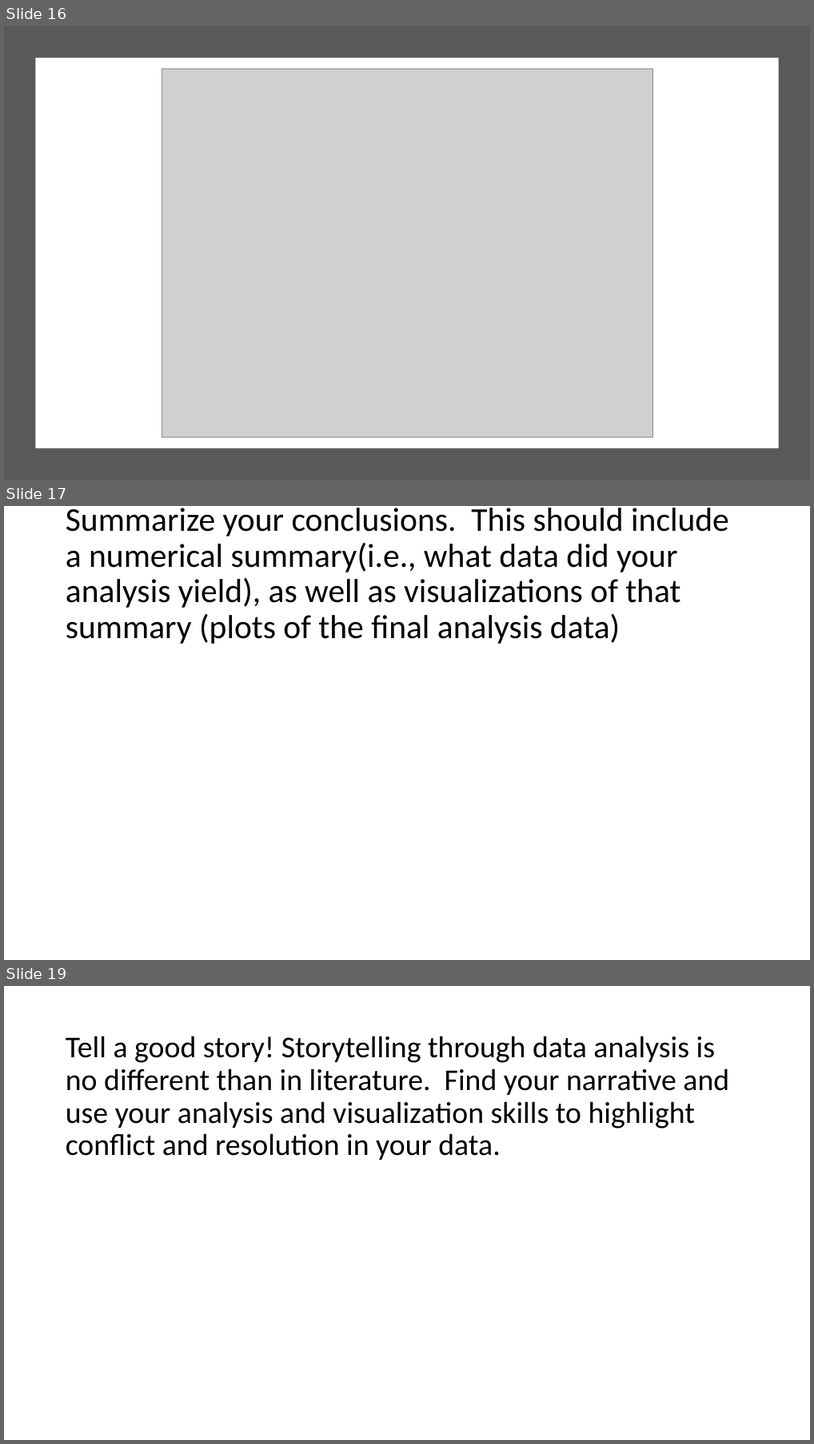
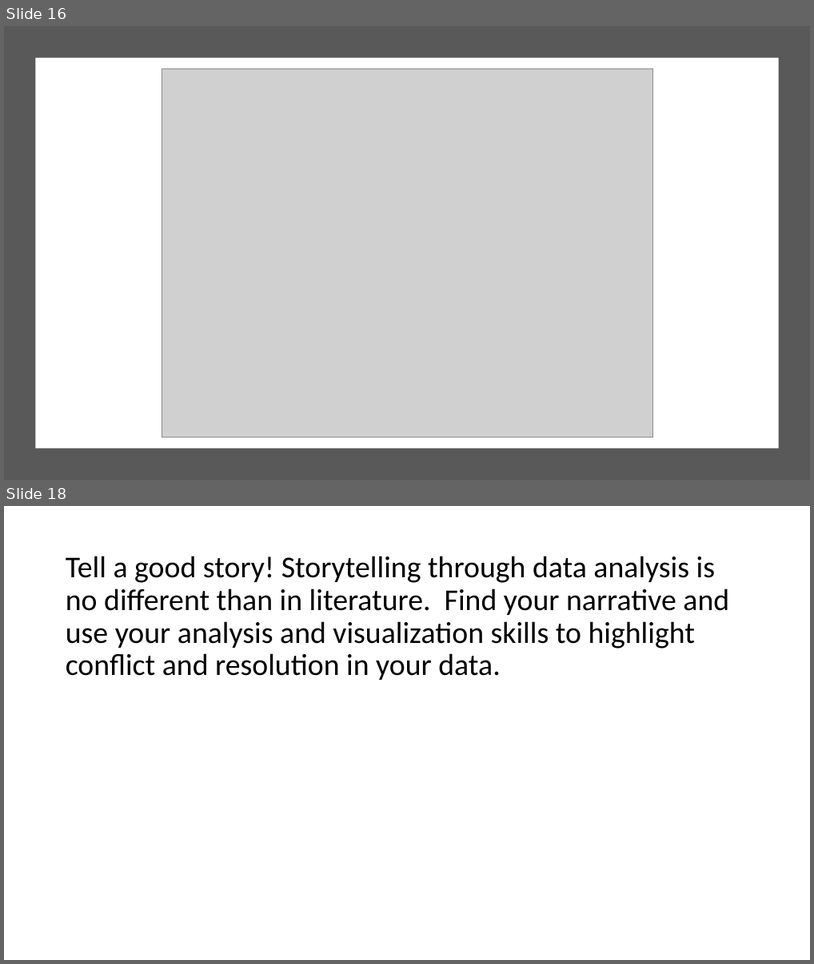
Before and after one commit to nicholasiii/GroupAssignement1, a slide deck: Group 2.pptx. Shown one above the other, each under a label of ours: slides 16, 17 and 19 before the commit, slides 16 and 18 after it; the slides between them are not shown. The pictures are 814x1444 and 814x964 pixels, drawn with LibreOffice and Linux fonts; fonts in the diff are those of the drawing; grey boxes stand for pictures. Boxes give left, top, right and bottom in pixels: in the first picture for what was removed or moved away, otherwise in the second. Text is boxed around its words. In the diff, an @@ line names an element or a change of style, - is before the commit and + after.

```diff
--- a/Group 2.pptx
+++ b/Group 2.pptx
@@ slide 17 removed at <box>4,506,810,960</box>, background #FFFFFF @@
@@ title removed at <box>66,508,730,644</box> @@
-Summarize your conclusions. This should include a numerical summary(i.e., what data did your analysis yield), as well as visualizations of that summary (plots of the final analysis data)
@@ what was slide 19 is now slide 18 @@
```
Also in this commit, not shown: 3 slides changed, 3 slides added, 3 other slides removed, 4 other files.
